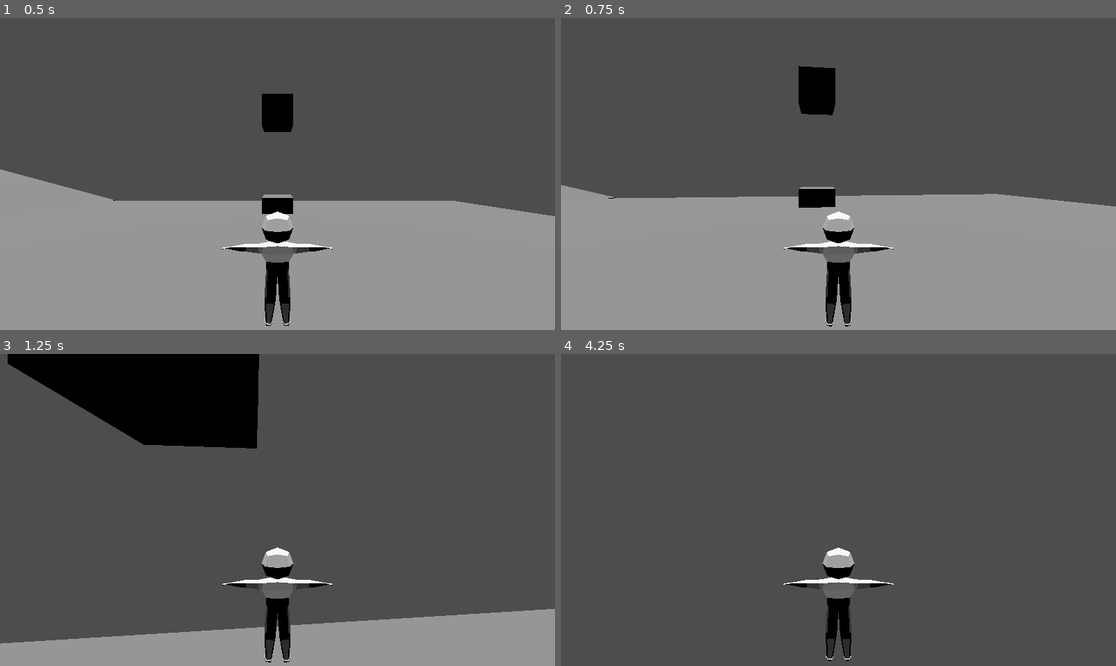
Above: before the commit, frames 1-4 (two rows, left to right).
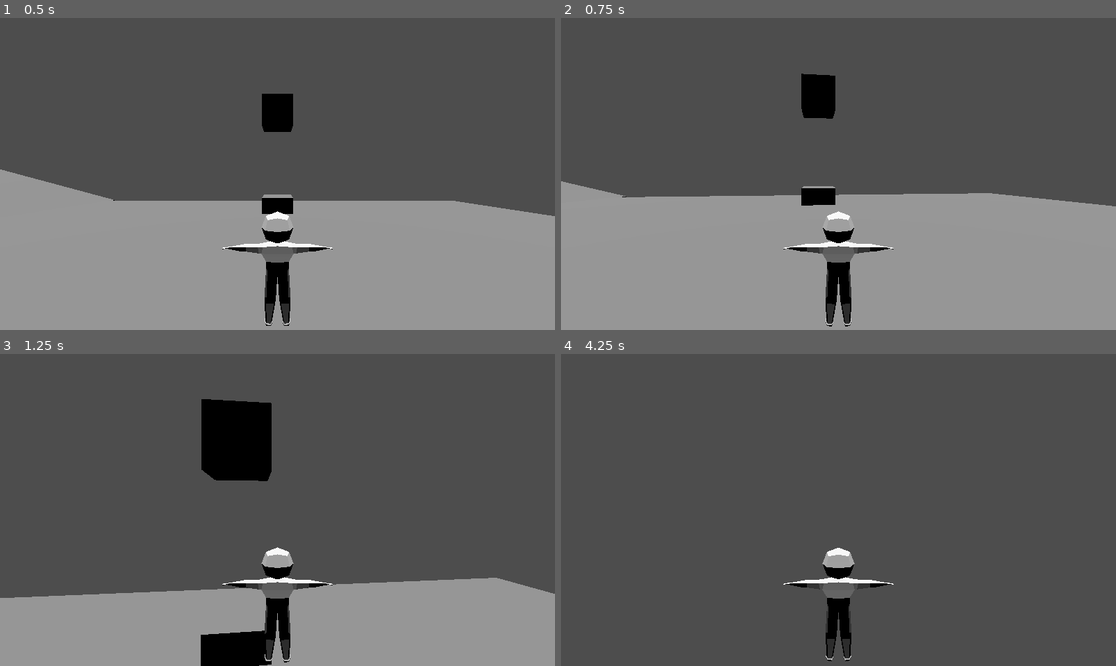
Above: after the commit, the same moments.

Repository: landa03/ProjectRogueKill2ndEd
Game: Godot game, scene res://Levels/TestingGrounds.tscn
Same seed, same stepped clock (60 frames per second), same inputs: the game is played once before the commit and once after it.
Inputs (mouse positions are in pixels of both pictures, inside the frame that each line leads up to):
- Up to frame 1 (0.5 s): no input
- Up to frame 2 (0.75 s): move the mouse to (866, 174) at 0.52 s; hold W (move_forward) from 0.53 s (still down)
- Up to frame 3 (1.25 s): keep holding W (move_forward); tap Space (jump) at 0.77 s
- Up to frame 4 (4.25 s): keep holding W (move_forward); move the mouse to (810, 510) at 1.27 s; tap Space (jump) at 1.52, 2.75, 3.02, 3.77 s; tap Enter at 2, 3.5 s; move the mouse to (849, 503) at 2.02 s; move the mouse to (832, 516) at 2.77 s; move the mouse to (877, 513) at 3.52 s

Frame 1 is identical in both runs. In frame 2, 0.7% of the frame differs, in the area x 0-100%, y 15-61%; in frame 3, 23%, in the area x 0-100%, y 0-100%; in frame 4, less than 0.1%.

Commit message:
poco avance

Diff:
--- a/Player/player.gd
+++ b/Player/player.gd
@@ -2,7 +2,10 @@
 #Player walking speed
 @export var max_walking_speed: float = 14
 var walking_speed: float = 0
-@export var ari_controll: float = 0.8
+@export var air_controll: float = 2
+@export var air_controll_acceleration: float = 0.1
+const ground_friction: float = 8
+
 #The downward acceleration when in the air, in meters per second squared.
 @export var fall_acceleration: float = 50
 @export var jump_strength: float = 20
@@ -14,11 +17,14 @@
 @export var camera_pivot: Node3D
 @export var camera: Camera3D
 
+@export var terminal_velocity: Vector3 = Vector3(50, 50, 50)
+
 var target_velocity = Vector3.ZERO
+var direction = Vector3.ZERO
+
 func _physics_process(delta: float) -> void:
 
 #PLAYER MOOVMENT/ DIRECTION
-	var direction = Vector3.ZERO
 	direction.x = Input.get_axis("move_left", "move_right")
 	#print(Input.get_axis("move_left", "move_right"))
 	direction.z = Input.get_axis("move_forward" , "move_back")
@@ -32,26 +38,32 @@
 
 
 
-	target_velocity.x = direction.x * walking_speed
-	target_velocity.z = direction.z * walking_speed
+	#target_velocity.x = direction.x * walking_speed
+	#target_velocity.z = direction.z * walking_speed
 
 	if not is_on_floor():
 		target_velocity.y = target_velocity.y - (fall_acceleration * delta)
 
-		#target_velocity.x = direction.x * walking_speed / ari_controll
-		#target_velocity.z = direction.z * walking_speed / ari_controll
-		target_velocity.x = self.velocity.x + direction.x * walking_speed * ari_controll / 10
-		target_velocity.z = self.velocity.z + direction.z * walking_speed * ari_controll / 10
+		#target_velocity.x = lerpf(self.velocity.x ,direction.x * walking_speed, delta * air_controll)
+		#target_velocity.z = lerpf(self.velocity.z ,direction.z * walking_speed, delta * air_controll)
+		target_velocity.x = velocity.x + direction.x * walking_speed * delta * air_controll
+		target_velocity.z = velocity.z + direction.z * walking_speed * delta * air_controll
 	else :
 		target_velocity.y = 0
 		remaining_jumps = max_jumps
+		#target_velocity.x = target_velocity.x + self.velocity.x / 1.1
+		target_velocity.x = lerpf(self.velocity.x ,direction.x * walking_speed, delta * ground_friction)
+		target_velocity.z = lerpf(self.velocity.z ,direction.z * walking_speed, delta * ground_friction)
 
 	if Input.is_action_just_pressed("jump") and remaining_jumps > 0:
 		#target_velocity.y = target_velocity.y + jump_strength
 		target_velocity.y = jump_strength
 		remaining_jumps -= 1
+	if target_velocity.length() > terminal_velocity.length():
+		target_velocity = target_velocity.clamp(-terminal_velocity, terminal_velocity)
 
 	velocity = target_velocity
+	#velocity.move_toward(Vector3.ZERO, delta)
 	move_and_slide()
 
 
